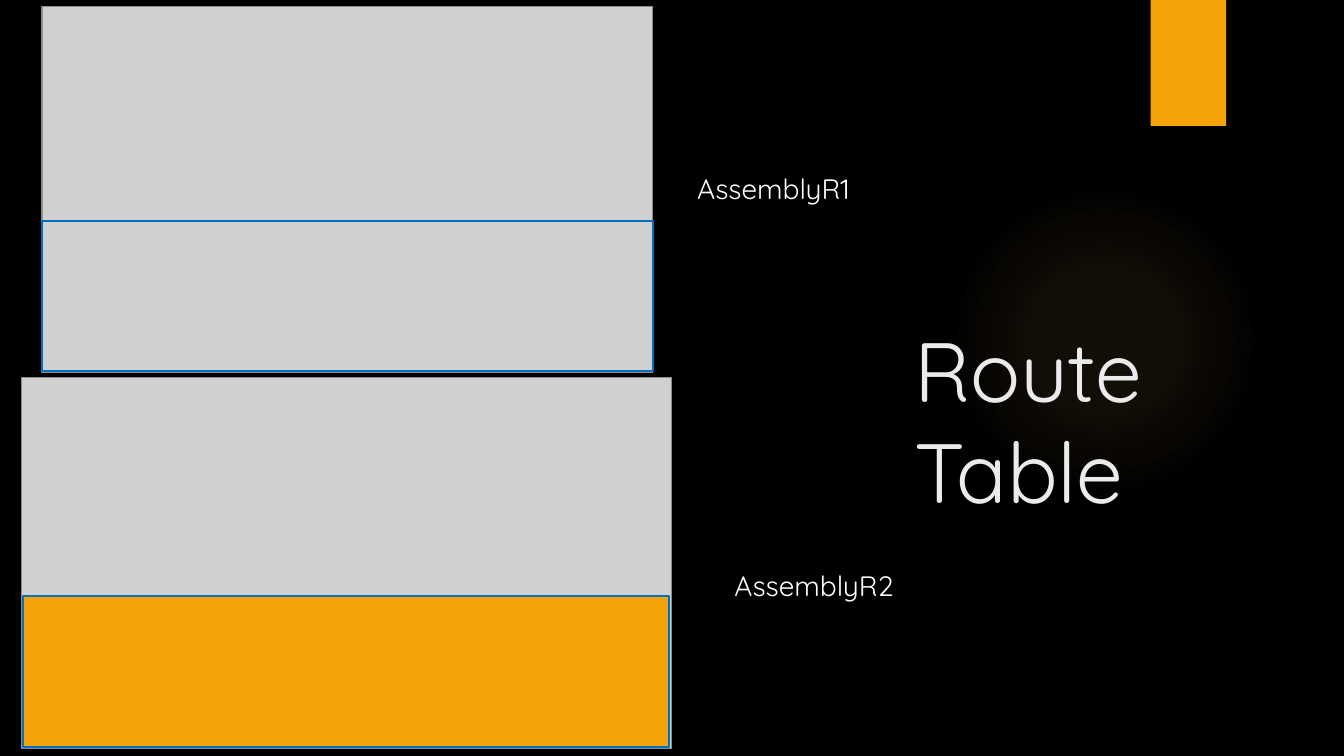
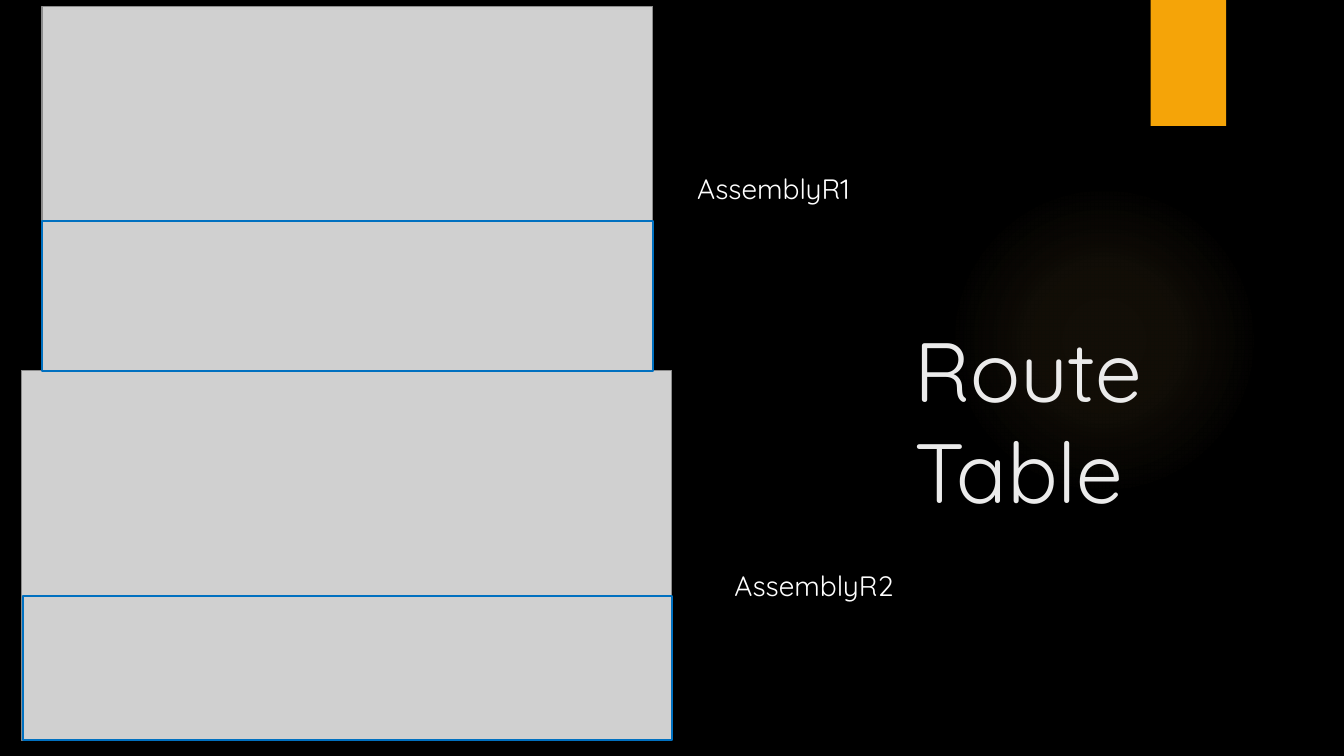
Before and after one commit to LajkaK2006/BorsodNet, a slide deck: slide 14 of BorsodNet.pptx. Drawn at 1344x756 pixels with LibreOffice and Linux fonts; fonts in the diff are those of the drawing; grey boxes stand for pictures; background and template pictures are left out. Boxes give left, top, right and bottom in pixels: in the first picture for what was removed or moved away, otherwise in the second. Text is boxed around its words. In the diff, an @@ line names an element or a change of style, - is before the commit and + after.

```diff
--- a/BorsodNet.pptx
+++ b/BorsodNet.pptx
@@ picture: place and size @@
-picture at (22, 378, 671, 748)
+picture at (22, 370, 671, 740)
@@ rectangle: place and size @@
-rectangle at (23, 597, 669, 747)
+rectangle at (23, 597, 673, 741)
@@ rectangle at (23, 597, 673, 741): fill #F5A408 to none @@
```
Also in this commit, not shown: 7 other slides changed.
